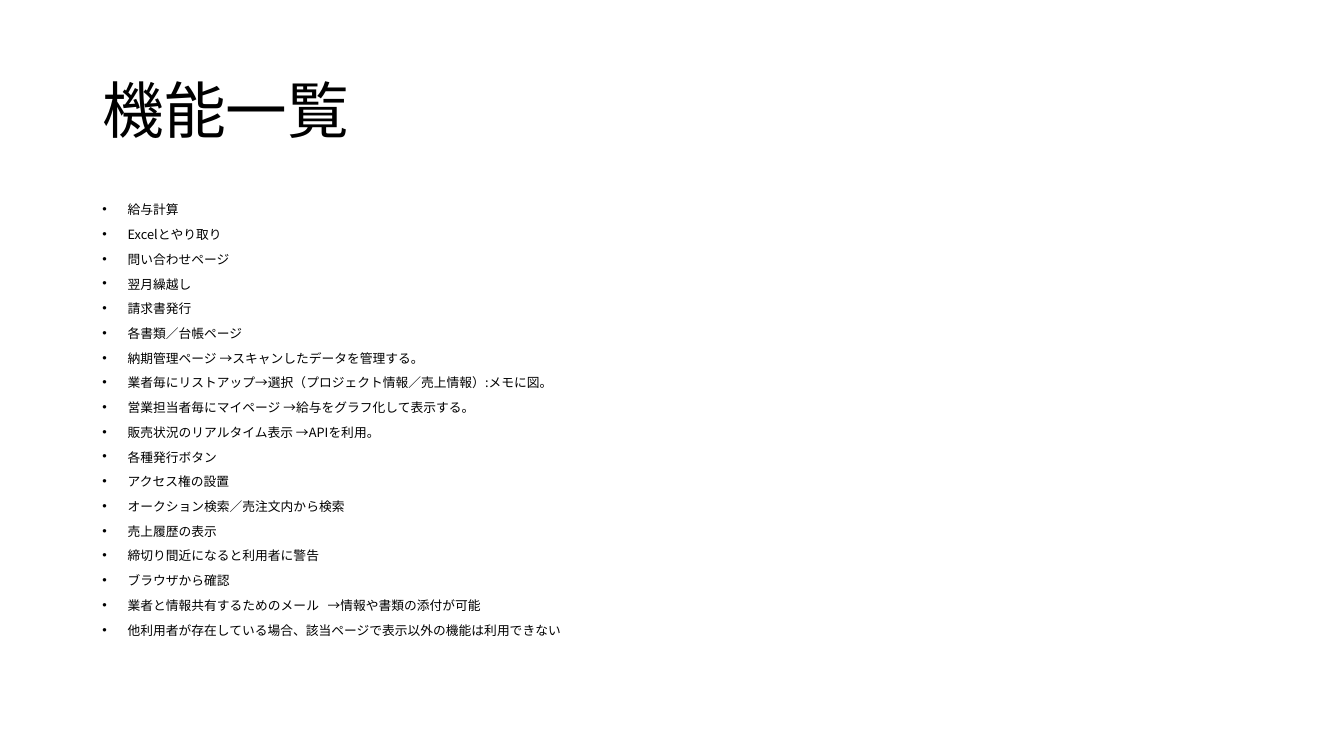
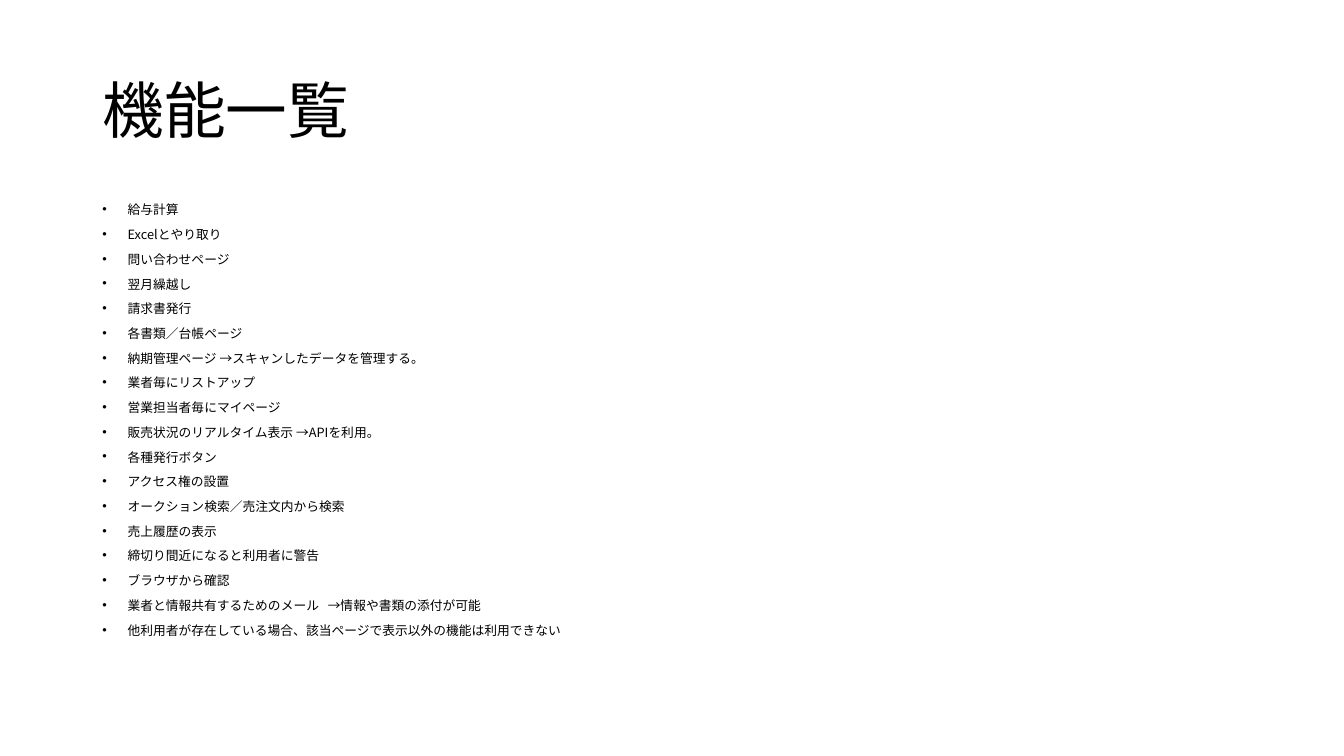
Before and after one commit to masapoyo/sugukuru, a slide deck: slide 7 of Presentation/要件定義.pptx. Drawn at 1344x756 pixels with LibreOffice and Linux fonts; fonts in the diff are those of the drawing. Boxes give left, top, right and bottom in pixels: in the first picture for what was removed or moved away, otherwise in the second. Text is boxed around its words. In the diff, an @@ line names an element or a change of style, - is before the commit and + after.

```diff
--- a/Presentation/要件定義.pptx
+++ b/Presentation/要件定義.pptx
@@ text at <box>128,376,281,413</box>: text changed @@
-• 業者毎にリストアップ→選択（プロジェクト情報／売上情報）:メモに図。
-• 営業担当者毎にマイページ →給与をグラフ化して表示する。
+• 業者毎にリストアップ
+• 営業担当者毎にマイページ
```
Also in this commit, not shown: 4 other slides changed, 3 slides added, 1 slide removed.
